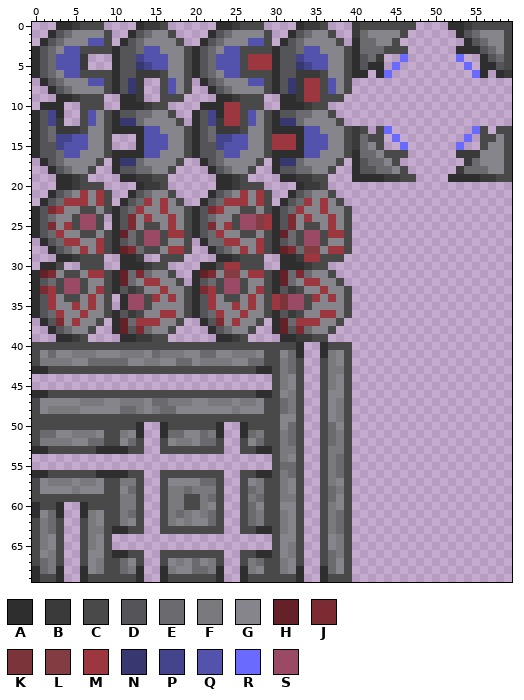
One commit to this sprite sheet: comst/images/картатайлов2.png. That is the earlier state.
The file is 60x70 pixels. Colours within 5 levels of each other are drawn and written as one.
Palette (. is transparent): A #2e2e2e  B #3a3a3a  C #494949  D #555559  E #6a6a6f  F #79797e  G #85858b  H #642228  J #7d2b32  K #7b343a  L #833c42  M #9c363f  N #383871  P #44448c  Q #5353ad  R #6a6aff  S #9b4a65
Pixels before (only the part around the change), first column x 28:
 0 C....ABBC...BCCCCCCC....AABCCCCC
 1 GC..ADEGGC..BEGGGGC......ADEGGGC
 2 QC.ADEGGGGC.AEEGGC........ADEGGC
 3 CCADDEQQGGGCAEEECCC......AAADEGC
 4 MMADDPQQQGGCADEB..R......R..ADEC
 5 MMADDNPQQGGCADAA.R........R.AADC
 6 CCADDBBBCGGCAA.AR..........RA.AB
 7 QCADNBMMCQGC....................
 8 GCADNBMMCQGC....................
 9 C..AABMMCCC.....................
10 C..AAABCC.......................
11 GCADDEEGGC......................
12 GCANNEGGGGC.....................
13 GCAAAAQQGGGCBC.CR..........RC.CC
14 GCMMMAQQQGGCBECC.R........R.CCGC
15 GCMMMAQQQGGCBEGC..R......R..CGGC
16 GCAAAAQQGGGCAEEGCCC......BBBGGGC
17 C.ANNEGGGGC.ADEEGC........BEGGGC
18 ..ADDEEGGC..ADDEEGC......BEEEGGC
19 ...AABBCC...AAAABBCC....AAAABBCC
20 C....ABBC.......................
21 MC..ADEGGC......................
22 MC.ADEMGMGC.....................
23 GCADEMGGMGGC....................
24 LMADJGMGGMGC....................
25 LMADJGCCGMGC....................
26 GCAHECSSCMMC....................
27 MCADECSSCGGC....................
28 MCAHJELLGMMC....................
29 C..AABMMCCC.....................
30 C..AAABCC.......................
31 MCAHEJEGGC......................
32 GCAHEGMMGGC.....................
33 MCADBCGGMGGC....................
After:
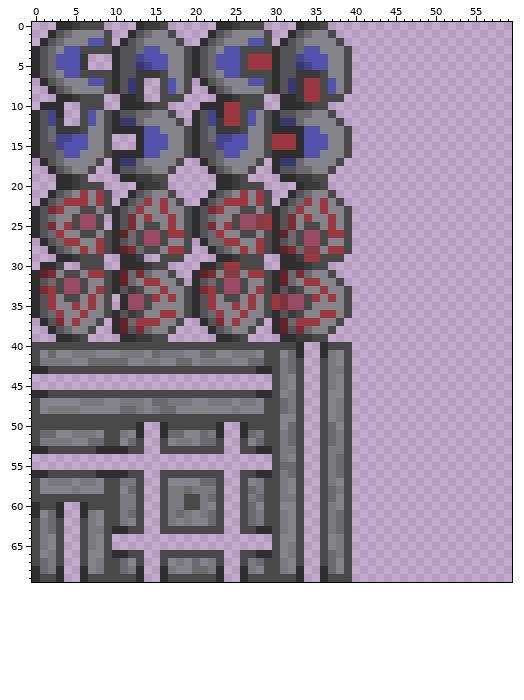
Change:
Changed rows in their new state; - is an unchanged pixel.
first column x 40:
 0 ........----........
 1 .......------.......
 2 ......--------......
 3 .......------.......
 4 ....--.------.--....
 5 ....-.--------.-....
 6 ..-..----------..-..
first column x 40:
13 ..-..----------..-..
14 ....-.--------.-....
15 ....--.------.--....
16 .......------.......
17 ......--------......
18 .......------.......
19 ........----........
Pixel boxes of the changes (left, top, right, bottom) in both pictures:
erased: (352, 22, 416, 78)
erased: (448, 22, 512, 78)
erased: (352, 126, 416, 182)
erased: (448, 126, 512, 182)
